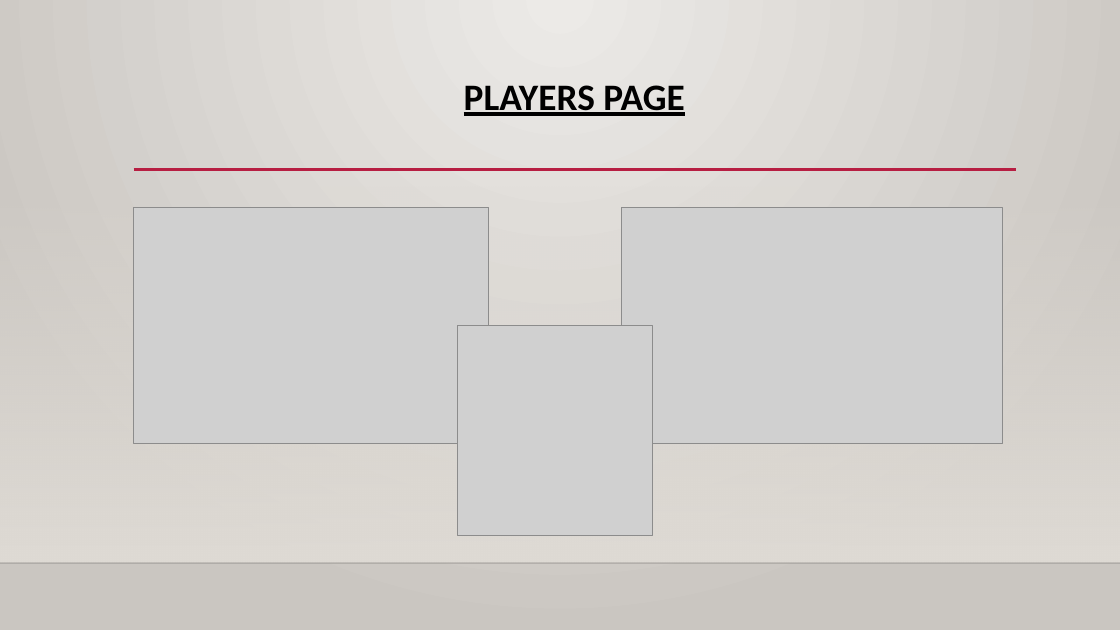
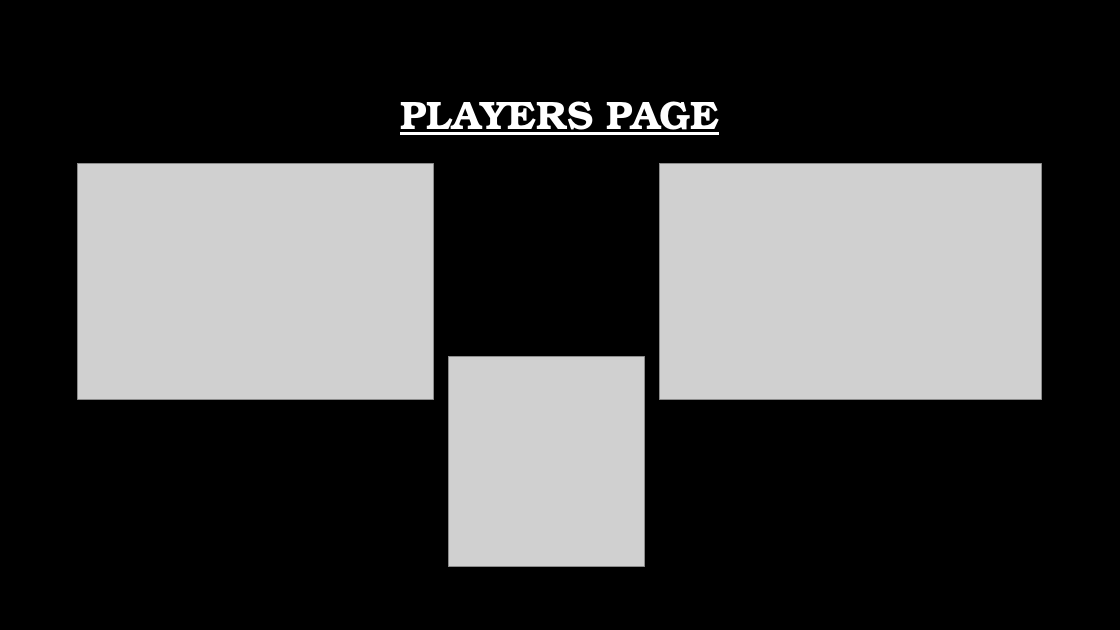
Before and after one commit to tpayne3191/MVP, a slide deck: slide 7 of Res/Capstone_Presentation.pptx (slide 6 before the commit). Drawn at 1120x630 pixels with LibreOffice and Linux fonts; fonts in the diff are those of the drawing; grey boxes stand for pictures; background and template pictures are left out. Boxes give left, top, right and bottom in pixels: in the first picture for what was removed or moved away, otherwise in the second. Text is boxed around its words. In the diff, an @@ line names an element or a change of style, - is before the commit and + after.

Commit message:
PP updated to match the theme better

```diff
--- a/Res/Capstone_Presentation.pptx
+++ b/Res/Capstone_Presentation.pptx
@@ background gradient #ECEAE7 to #CAC7C1 to picture (left out) @@
@@ title "PLAYERS PAGE": place and size @@
-title "PLAYERS PAGE" at (464,85,685,116)
+title "PLAYERS PAGE" at (400,101,719,135)
@@ title "PLAYERS PAGE" at (400,101,719,135): size 32 to 34 pt, font Calibri to TeX Gyre Bonum, text colour #000000 to #FFFFFF; vertical alignment top to middle @@
@@ picture: place and size @@
-picture at (134,207,489,444)
+picture at (78,163,434,400)
@@ line removed from (134, 170) to (1017, 170) @@
@@ picture: place and size @@
-picture at (622,207,1003,444)
+picture at (660,163,1041,400)
@@ rectangle removed at (0,186,1120,563) @@
@@ picture: place and size @@
-picture at (457,325,653,536)
+picture at (449,356,644,567)
@@ line removed from (0, 563) to (1120, 563) @@
```
Also in this commit, not shown: 9 other slides changed, 1 slide added.
